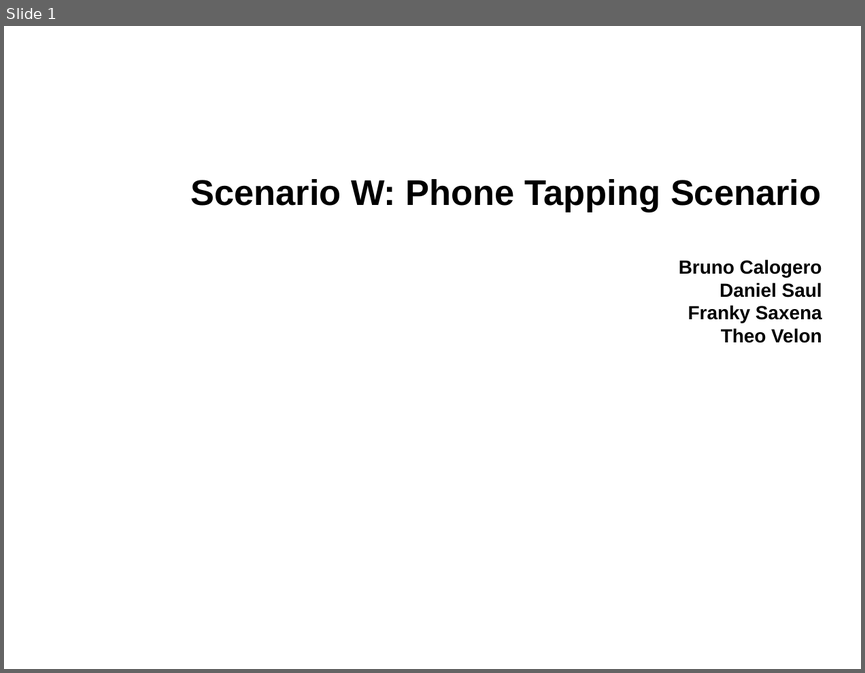
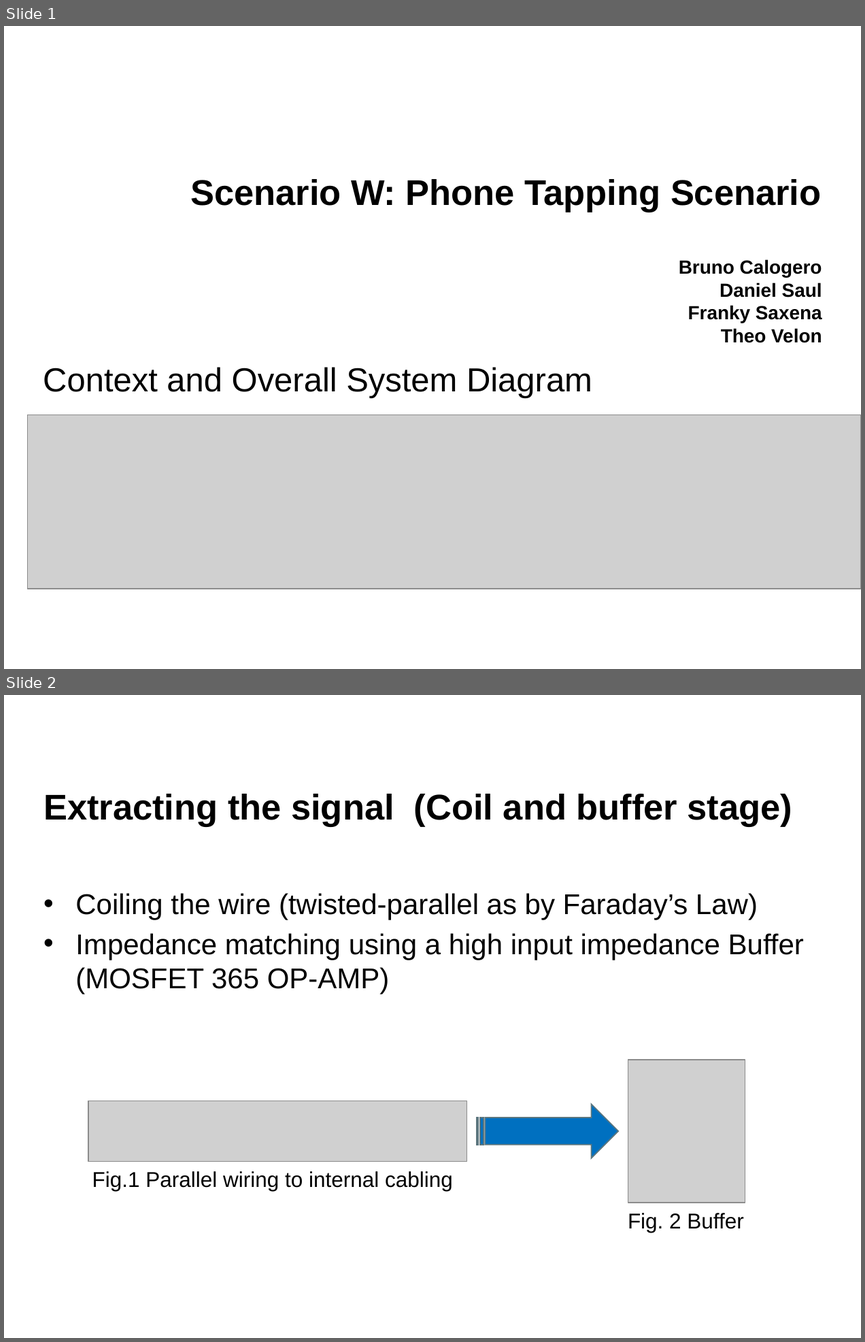
Before and after one commit to danielsaul/phone-tapping-scenario, a slide deck: docs/ppt.pptx. Shown one above the other, each under a label of ours: slide 1 before the commit, slides 1 and 2 after it. The pictures are 865x673 and 865x1342 pixels, drawn with LibreOffice and Linux fonts; fonts in the diff are those of the drawing; grey boxes stand for pictures; background and template pictures are left out. Boxes give left, top, right and bottom in pixels: in the first picture for what was removed or moved away, otherwise in the second. Text is boxed around its words. In the diff, an @@ line names an element or a change of style, - is before the commit and + after.

```diff
--- a/docs/ppt.pptx
+++ b/docs/ppt.pptx
@@ slide 2 added at box(4, 695, 861, 1338), background #FFFFFF @@
@@ title added at box(43, 794, 793, 827), 30 pt, text #000000, bold @@
+Extracting the signal (Coil and buffer stage)
@@ text added at box(75, 893, 804, 994), 24 pt, text #000000 @@
+• Coiling the wire (twisted-parallel as by Faraday’s Law)
+• Impedance matching using a high input impedance Buffer (MOSFET 365 OP-AMP)
@@ picture added at box(628, 1059, 745, 1202) @@
@@ picture added at box(88, 1100, 466, 1161) @@
@@ striped right arrow added at box(476, 1104, 617, 1157), fill #0070C0, outline #5E777F 1 pt @@
@@ text added at box(92, 1171, 453, 1191), 18 pt, text #000000 @@
+Fig.1 Parallel wiring to internal cabling
@@ text added at box(628, 1212, 743, 1232), 18 pt, text #000000 @@
+Fig. 2 Buffer
@@ slide 1 changed as well @@
@@ subtitle added at box(43, 367, 592, 398), 28 pt, text #000000 @@
+Context and Overall System Diagram
@@ picture added at box(27, 415, 861, 589) @@
```
Also in this commit, not shown: 2 other slides changed, 2 other slides added, 2 slides removed.
